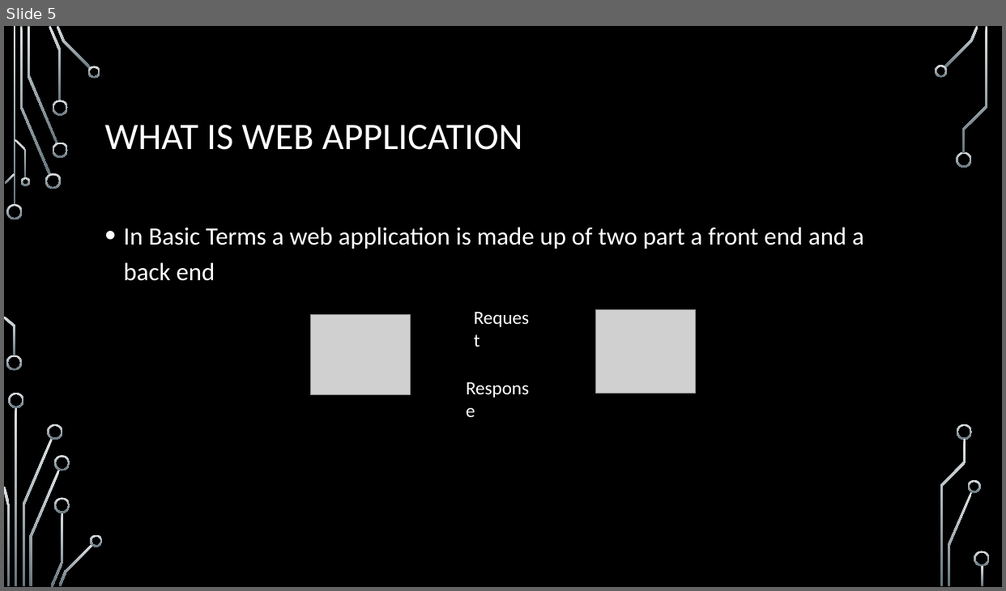
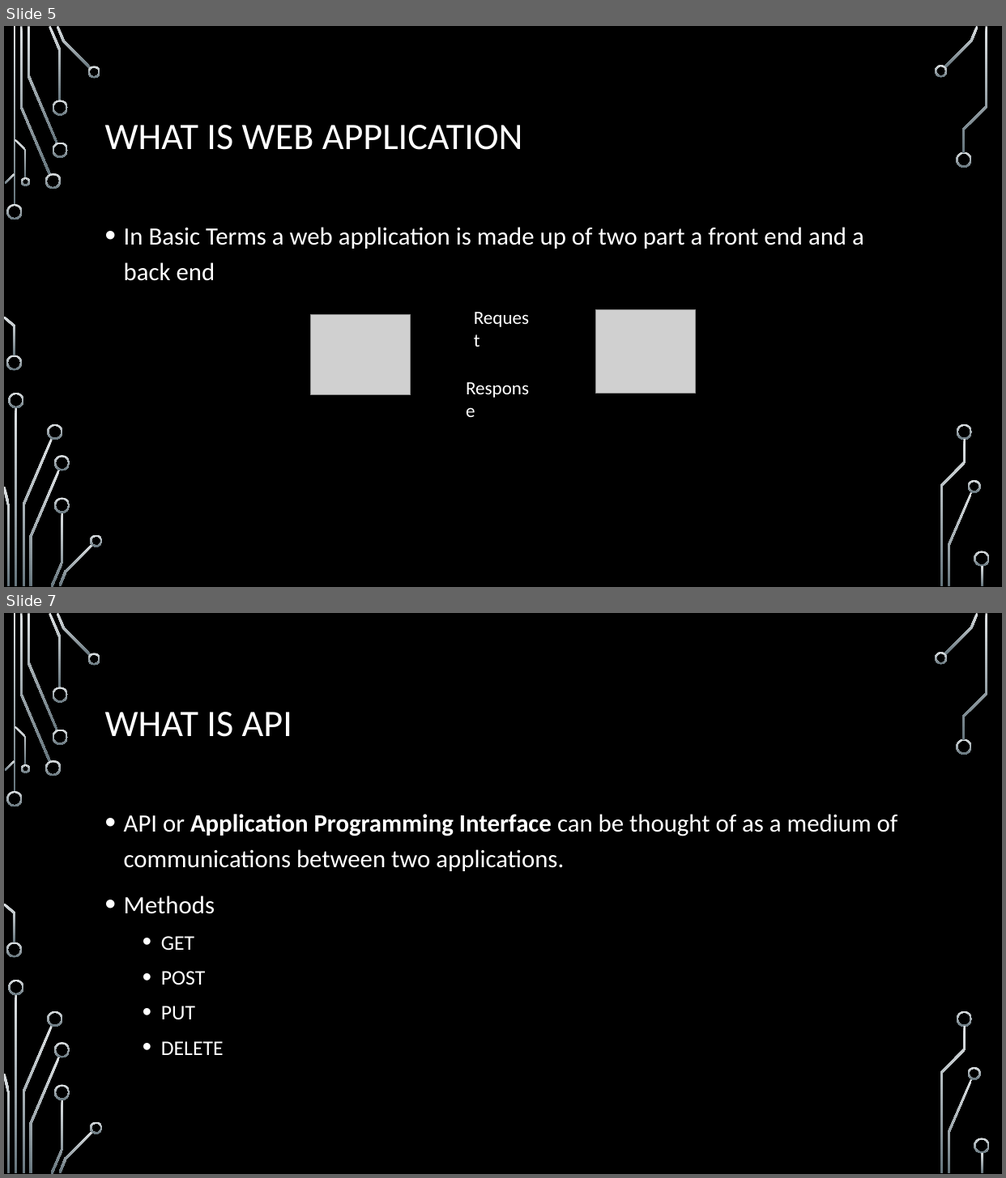
Before and after one commit to gamble4846/DjangoPython, a slide deck: Introduction to Django.pptx. Shown one above the other, each under a label of ours: slide 5 before the commit, slides 5 and 7 after it; the slides between them are not shown. The pictures are 1006x591 and 1006x1178 pixels, drawn with LibreOffice and Linux fonts; fonts in the diff are those of the drawing; grey boxes stand for pictures; background and template pictures are left out. Boxes give left, top, right and bottom in pixels: in the first picture for what was removed or moved away, otherwise in the second. Text is boxed around its words. In the diff, an @@ line names an element or a change of style, - is before the commit and + after.

```diff
--- a/Introduction to Django.pptx
+++ b/Introduction to Django.pptx
@@ slide 7 added at box(4, 613, 1002, 1174), background picture (left out); not listed: 36 template elements that a slide beside it also shows @@
@@ title added at box(105, 712, 292, 737), 36 pt, text #FFFFFF @@
+WHAT IS API
@@ text added at box(124, 814, 898, 1055), 24 pt, text #FFFFFF @@
+• API or Application Programming Interface can be thought of as a medium of communications between two applications.
+• Methods
+  • GET
+  • POST
+  • PUT
+  • DELETE
```
Also in this commit, not shown: 2 slides changed, 5 other slides added.
